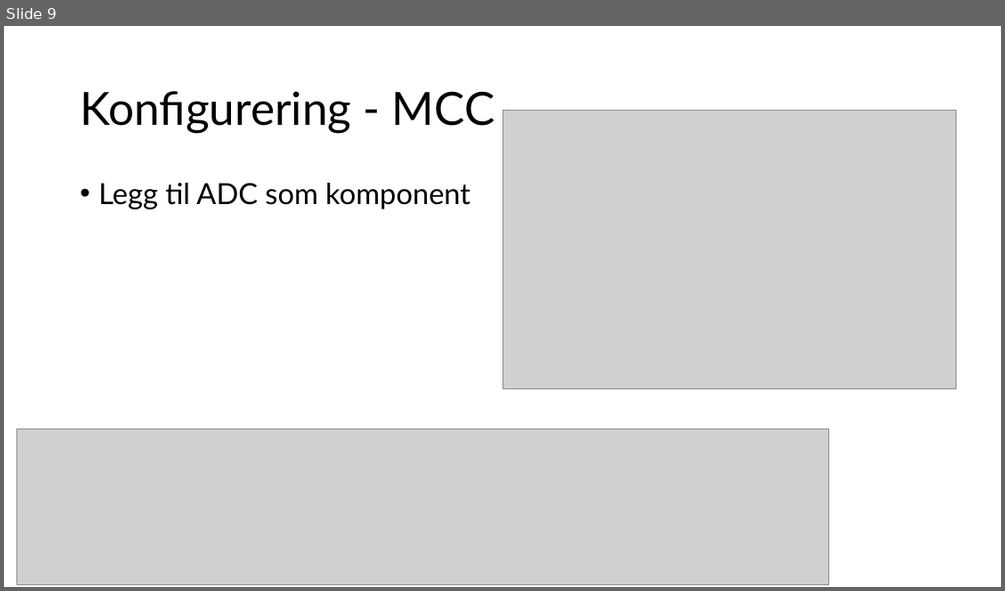
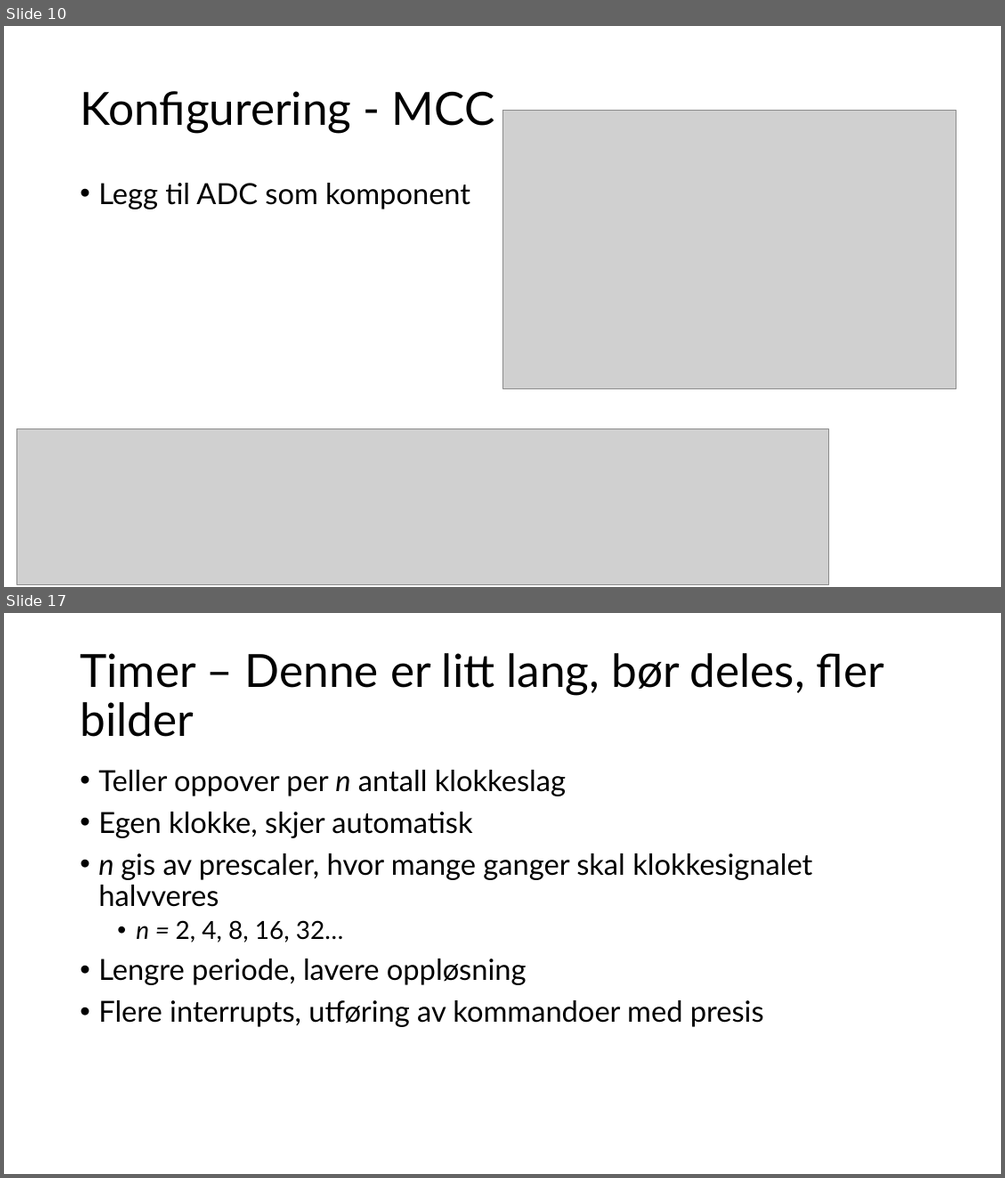
Before and after one commit to ElektraVerksted/AVR-kurs, a slide deck: Kursdag 2/Dag to.pptx. Shown one above the other, each under a label of ours: slide 9 before the commit, slides 10 and 17 after it; the slides between them are not shown. The pictures are 1005x591 and 1005x1178 pixels, drawn with LibreOffice and Linux fonts; fonts in the diff are those of the drawing; grey boxes stand for pictures. Boxes give left, top, right and bottom in pixels: in the first picture for what was removed or moved away, otherwise in the second. Text is boxed around its words. In the diff, an @@ line names an element or a change of style, - is before the commit and + after.

Commit message:
Lagt inn bilde i powerpoint, TCA0 eksempelvektor
Konflikter i remote og lokal, håper å fikse det

```diff
--- a/Kursdag 2/Dag to.pptx
+++ b/Kursdag 2/Dag to.pptx
@@ slide 17 added at box(4, 613, 1001, 1174), background #FFFFFF @@
@@ title added at box(80, 653, 884, 737), 44 pt, text #000000 @@
+Timer – Denne er litt lang, bør deles, fler bilder
@@ text added at box(98, 770, 812, 1027), 28 pt, text #000000 @@
+• Teller oppover per n antall klokkeslag
+• Egen klokke, skjer automatisk
+• n gis av prescaler, hvor mange ganger skal klokkesignalet halvveres
+  • n = 2, 4, 8, 16, 32…
+• Lengre periode, lavere oppløsning
+• Flere interrupts, utføring av kommandoer med presis
@@ what was slide 9 is now slide 10 @@
```
Also in this commit, not shown: 7 slides changed, 3 other slides added.
